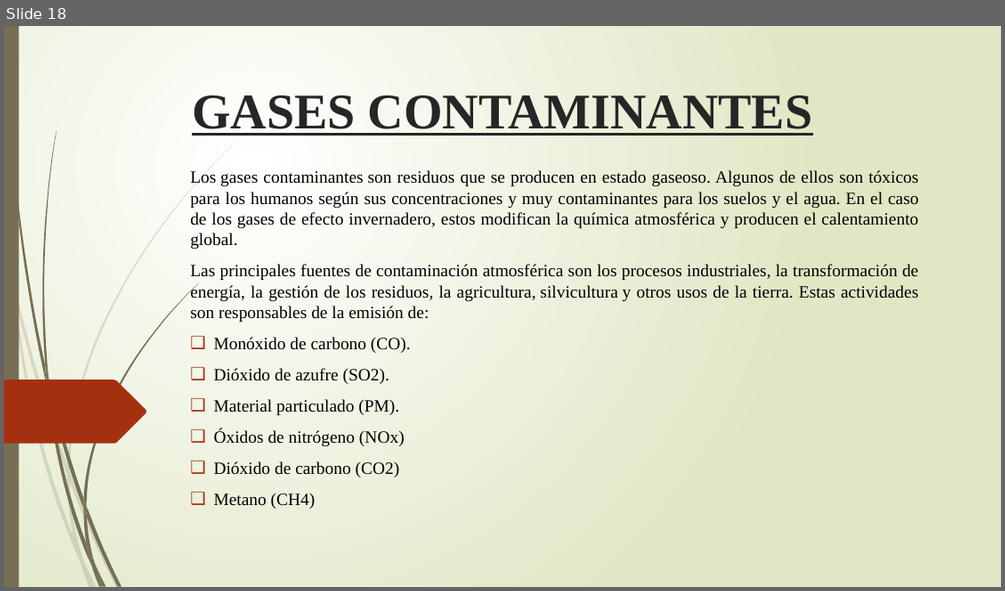
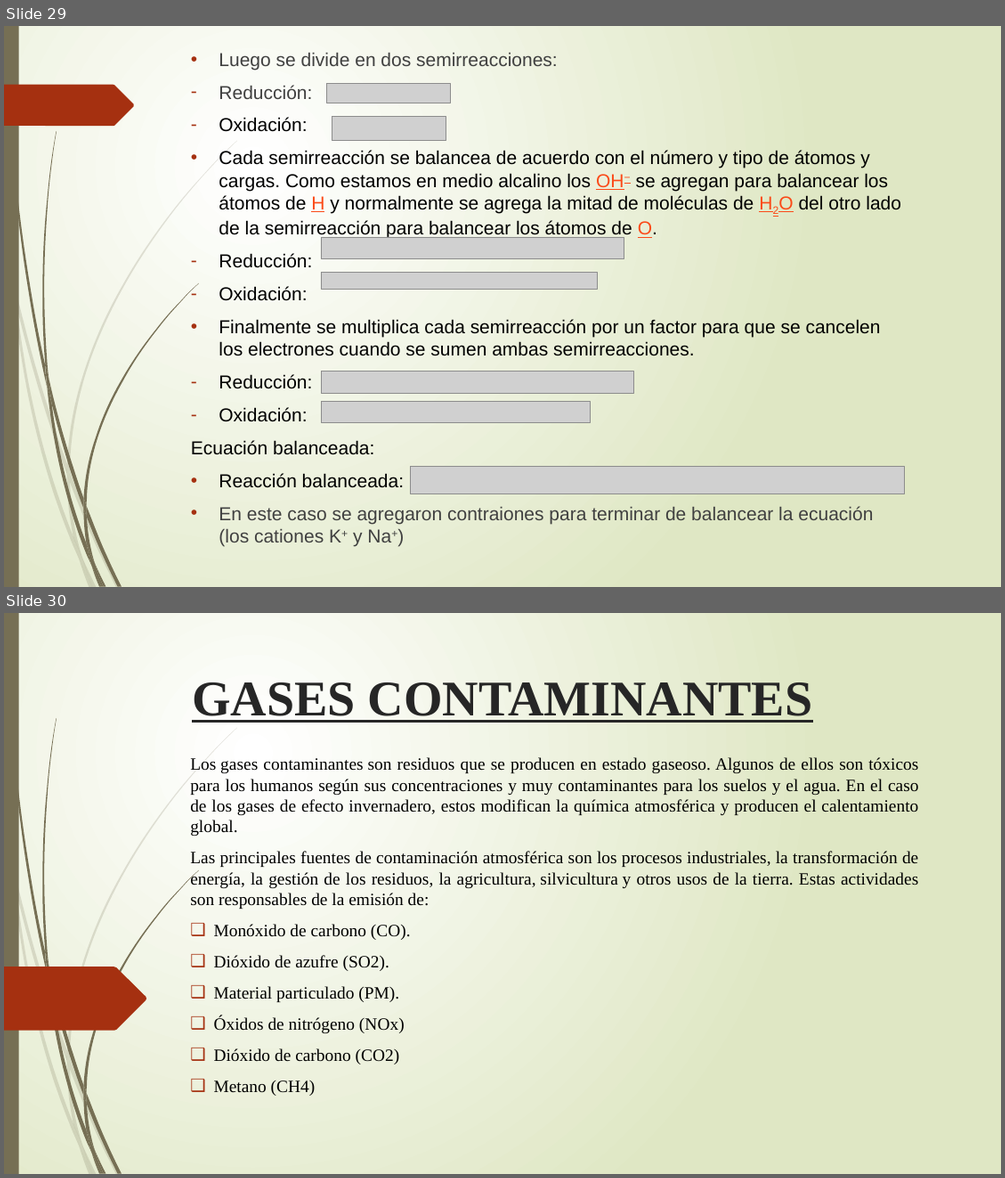
Before and after one commit to IvanRivera771/Documentos-GIT, a slide deck: Trabajo de Investigación Gases.pptx. Shown one above the other, each under a label of ours: slide 18 before the commit, slides 29 and 30 after it. The pictures are 1005x591 and 1005x1178 pixels, drawn with LibreOffice and Linux fonts; fonts in the diff are those of the drawing; grey boxes stand for pictures. Boxes give left, top, right and bottom in pixels: in the first picture for what was removed or moved away, otherwise in the second. Text is boxed around its words. In the diff, an @@ line names an element or a change of style, - is before the commit and + after.

```diff
--- a/Trabajo de Investigación Gases.pptx
+++ b/Trabajo de Investigación Gases.pptx
@@ slide 29 added at box(4, 26, 1001, 587), background gradient #FFFFFF to #DFE8C4; not listed: 23 template elements that a slide beside it also shows @@
@@ text added at box(191, 52, 901, 546), 18 pt, text #000000 @@
+• Luego se divide en dos semirreacciones:
+– Reducción:
+– Oxidación:
+• Cada semirreacción se balancea de acuerdo con el número y tipo de átomos y cargas. Como estamos en medio alcalino los OH− se agregan para balancear los átomos de H y normalmente se agrega la mitad de moléculas de H2O del otro lado de la semirreacción para balancear los átomos de O.
+– Reducción:
+– Oxidación:
+• Finalmente se multiplica cada semirreacción por un factor para que se cancelen los electrones cuando se sumen ambas semirreacciones.
+– Reducción:
+– Oxidación:
+Ecuación balanceada:
+• Reacción balanceada:
+• En este caso se agregaron contraiones para terminar de balancear la ecuación (los cationes K+ y Na+)
@@ freeform shape added at box(4, 85, 134, 126), fill #A53010 @@
@@ picture added at box(327, 84, 451, 103) @@
@@ picture added at box(332, 117, 445, 141) @@
@@ picture added at box(321, 237, 624, 258) @@
@@ picture added at box(321, 272, 597, 289) @@
@@ picture added at box(321, 370, 633, 393) @@
@@ picture added at box(321, 402, 591, 422) @@
@@ picture added at box(410, 467, 905, 493) @@
@@ what was slide 18 is now slide 30 @@
```
Also in this commit, not shown: 3 slides changed, 18 other slides added, 6 slides removed, 1 other file.
